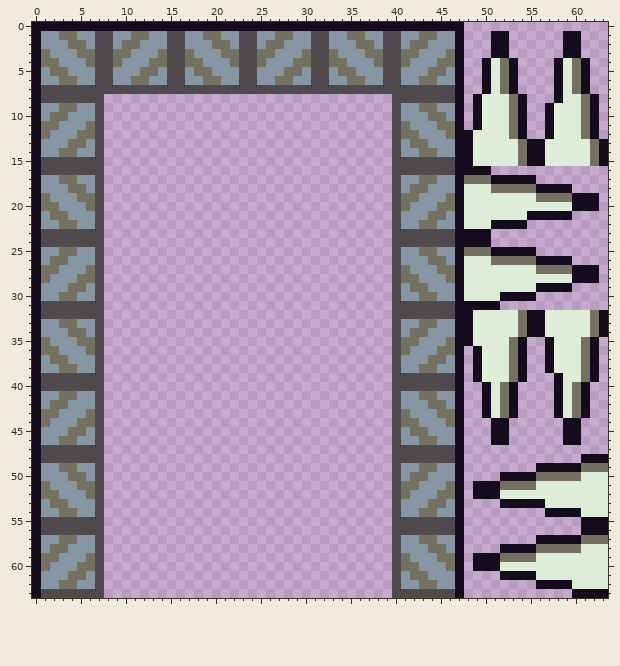
Two versions of one pixel-art sprite, assets/images/tilesets/tiles.png. Above: the version before the commit.
The file is 64x64 pixels.
Now the later version:
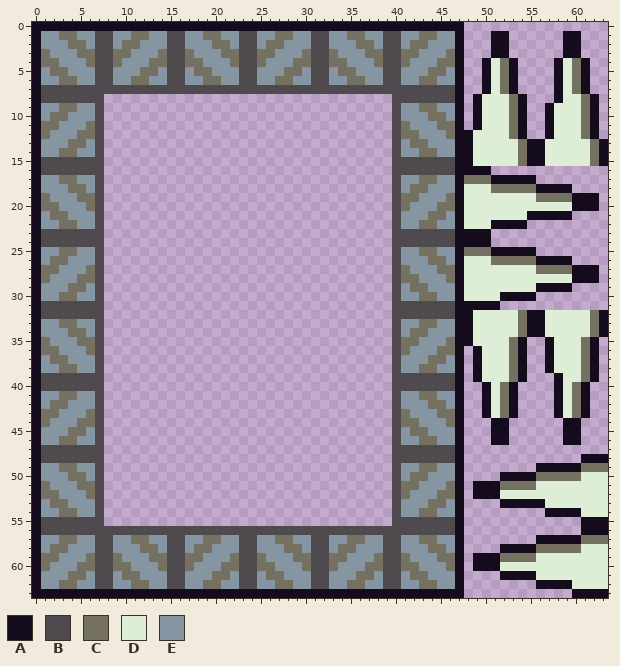
Palette (. is transparent): A #140c1c  B #4e4a4e  C #757161  D #deeed6  E #8595a1
The exact change:
Colour A now appears in row 63 at x 8 to 39.
The author changed colour B to colour A in row 63 at x 1 to 7 and 40 to 46.
Colour B now appears in row 56 at x 8 to 39; in rows 57 to 62 at x 8, 15 to 16, 23 to 24, 31 to 32 and 39.
Colour C now appears in row 57 at x 11 to 12, 19 to 20, 27 to 28 and 35 to 36; in row 58 at x 12 to 13, 18 to 19, 28 to 29 and 34 to 35; in row 59 at x 9, 13 to 14, 17 to 18, 22, 25, 29 to 30, 33 to 34 and 38; in row 60 at x 9 to 10, 14, 17, 21 to 22, 25 to 26, 30, 33 and 37 to 38; in row 61 at x 10 to 11, 20 to 21, 26 to 27 and 36 to 37; in row 62 at x 11 to 12, 19 to 20, 27 to 28 and 35 to 36.
Colour E now appears in row 57 at x 9 to 10, 13 to 14, 17 to 18, 21 to 22, 25 to 26, 29 to 30, 33 to 34 and 37 to 38; in row 58 at x 9 to 11, 14, 17, 20 to 22, 25 to 27, 30, 33 and 36 to 38; in row 59 at x 10 to 12, 19 to 21, 26 to 28 and 35 to 37; in row 60 at x 11 to 13, 18 to 20, 27 to 29 and 34 to 36; in row 61 at x 9, 12 to 14, 17 to 19, 22, 25, 28 to 30, 33 to 35 and 38; in row 62 at x 9 to 10, 13 to 14, 17 to 18, 21 to 22, 25 to 26, 29 to 30, 33 to 34 and 37 to 38.
